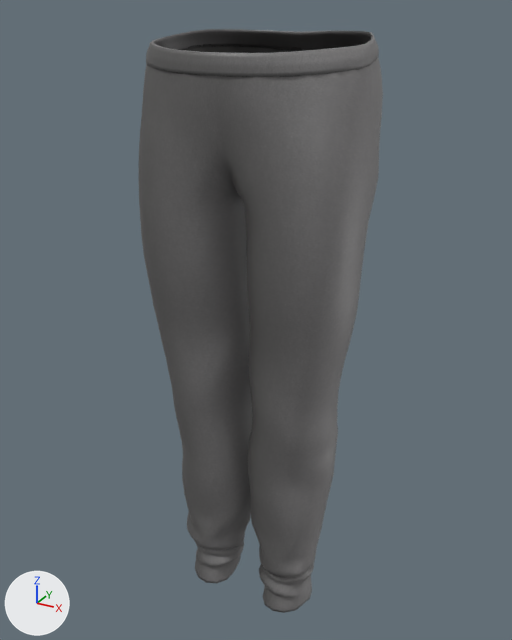
Before and after pictures for a commit that changed the glTF model test_assets/female/items/pants/female_pants_2.glb.
One viewpoint serves both versions: a camera (50 mm lens) standing at (0.54, -0.983, 1.165) and looking at (-0.016, 0.027, 0.66). Lighting does not change. The marker at lower left points along +X, +Y and +Z. Vertices at the same position are counted once.

In view in the first picture: 'Group1.001'.
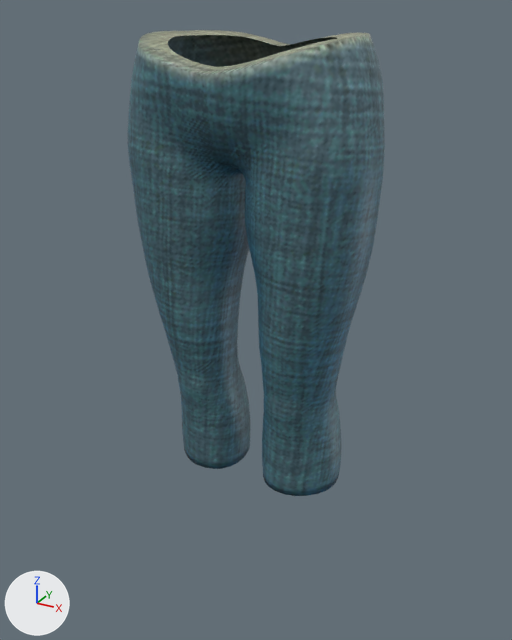
Where the change shows, as pixel boxes (x1, y1, x2, y2) in the pictures (512 x 640 px):
'Group1.001', reshaped (20% shorter): before (139, 29, 383, 613); after (127, 30, 385, 496)
part 1 of me_group1_001, rebuilt (18% shorter): before (139, 44, 383, 613); after (127, 30, 385, 496)
part 2 of me_group1_001, deleted: before (146, 29, 379, 77)

The change in detail:
Picture 'f_pants_2' (img_f_pants_2) is new.
Material 'Pants' (mat_pants_1) is new.
Uses the picture img_f_pants_2.
me_group1_001 is used by ob_group1_001; location (0.0, 0.0, 0.0).
me_group1_001 had 3416 vertices, 6752 faces and spanned x -0.189..0.189, y -0.121..0.176, z 0.107..1.135.
me_group1_001 no longer uses material mat_pants (picture img_pants_2d_view).
me_group1_001 now has 2431 vertices, 4756 faces and spans x -0.209..0.209, y -0.143..0.145, z 0.382..1.133.
me_group1_001 part 1: the loose piece of 3008 vertices spanning x -0.189..0.189, y -0.121..0.176, z 0.107..1.116 is rebuilt with 2431 vertices and now spans x -0.209..0.209, y -0.143..0.145, z 0.382..1.133, in mat_pants_1.
me_group1_001 part 2: the loose piece of 408 vertices spanning x -0.181..0.18, y -0.119..0.153, z 1.081..1.135 is deleted.
me_group1_001 now uses material mat_pants_1.
